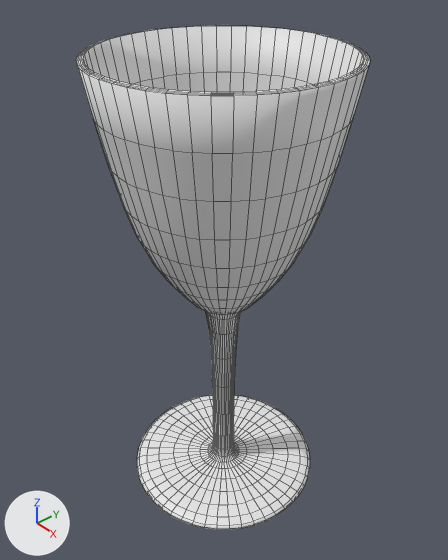
Before and after pictures for a commit that changed the Blender file Aimee's wine glass.blend.
Before and after are seen from a 50 mm camera at (3.39, -2.94, 2.01) aimed at (-0.05, 0.06, -0.93). Lighting does not change. The marker at lower left points along +X, +Y and +Z. Mesh edges are drawn as thin lines.

The older version as bpy lines, for what is in view:
```python
me_cylinder = bpy.data.meshes.new('Cylinder')
me_cylinder.from_pydata(...)  # 135 vertices, 156 faces; spans x -1.05..1.05, y -1.05..1.05, z -3.1..1.0
me_cylinder.polygons.foreach_set('use_smooth', [True] * 156)
ob_cylinder = bpy.data.objects.new('Cylinder', me_cylinder)
ob_cylinder.location = (0.0, 0.0, 0.0)
_m = ob_cylinder.modifiers.new('Subsurf', 'SUBSURF')
_m.levels = 2
```
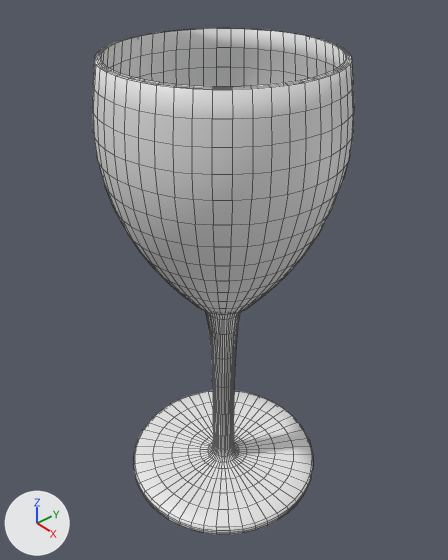
Commit message: tweaked edges and shape

Pixel boxes [x1, y1, x2, y2] of what changed, in the pictures (448 x 560 px):
'Cylinder', reshaped (11% narrower)
    before: [76, 25, 370, 529]
    after: [92, 28, 354, 534]
part 1 of me_cylinder, built on
    before: [76, 25, 370, 269]
    after: [92, 28, 354, 281]

The edits, one by one:
me_cylinder is used by ob_cylinder; location (0.0, 0.0, 0.0).
me_cylinder had 135 vertices, 156 faces and spanned x -1.05..1.05, y -1.05..1.05, z -3.1..1.0.
me_cylinder now has 159 vertices, 180 faces and spans x -1.05..1.05, y -1.05..1.05, z -3.1..1.0.
Part 1, on me_cylinder:
12 faces are deleted.
12 vertices in x -1.05..1.05, y -1.05..1.05, z 0.99 move by (0.0, 0.0, -0.64).
12 vertices in x -1.0..1.0, y -1.0..1.0, z 1.0 move by (0.0, 0.0, -0.63).
24 vertices are added at x -0.92..0.92, y -0.92..0.92, z 0.99..1.0.
36 new faces join them.
